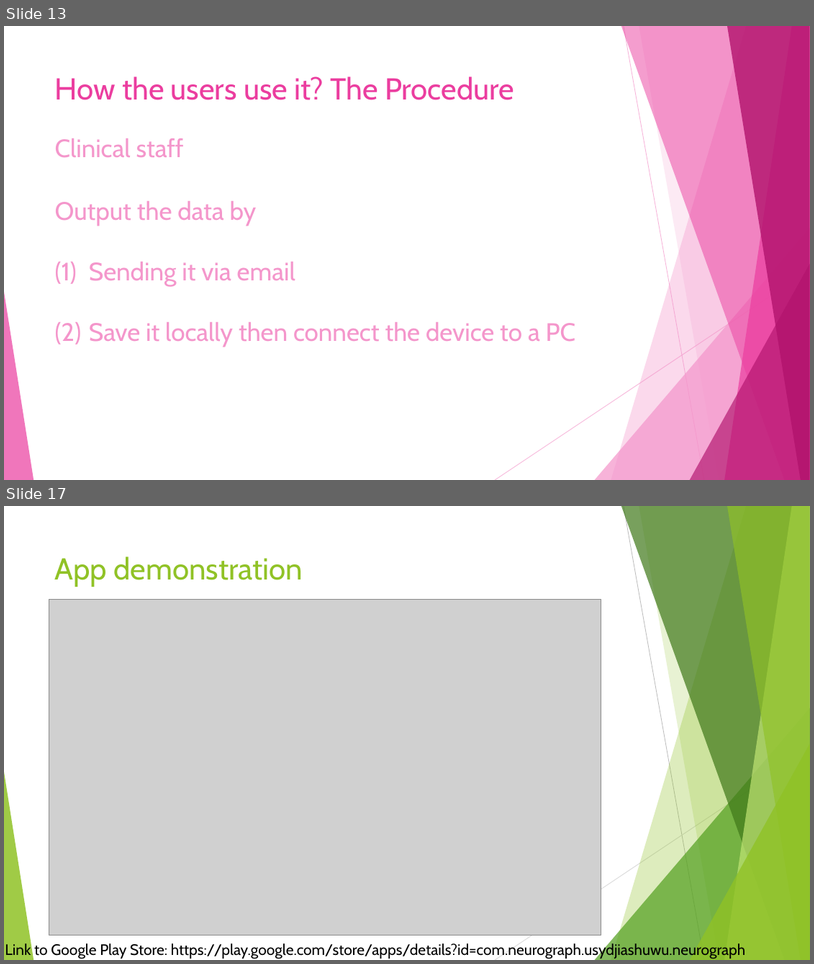
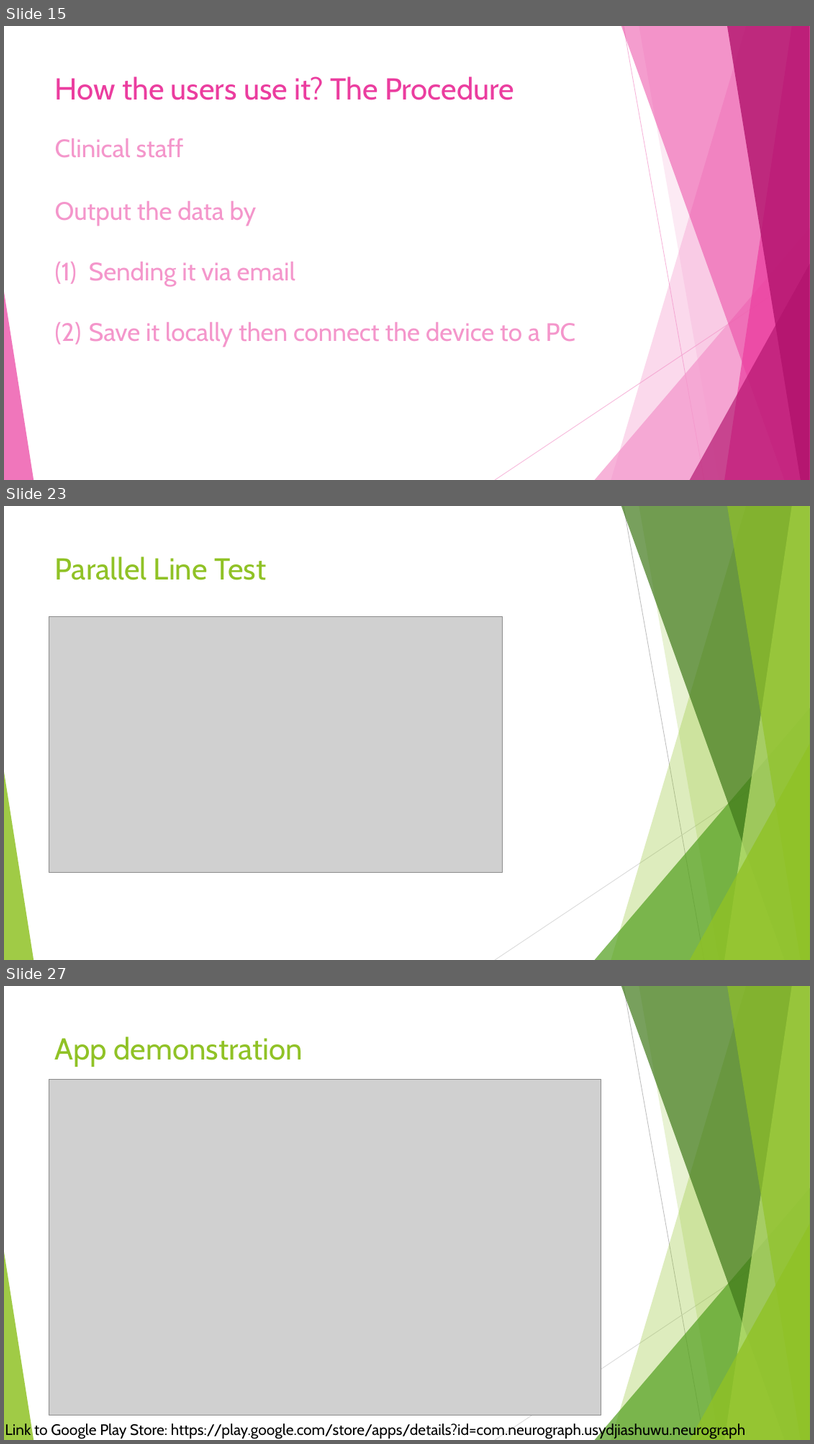
Before and after one commit to JiashuWu/NeuroGraph, a slide deck: Neurograph Project Presentation/Neurograph Presentation Jiashu Wu.pptx. Shown one above the other, each under a label of ours: slides 13 and 17 before the commit, slides 15, 23 and 27 after it; the slides between them are not shown. The pictures are 814x964 and 814x1444 pixels, drawn with LibreOffice and Linux fonts; fonts in the diff are those of the drawing; grey boxes stand for pictures. Boxes give left, top, right and bottom in pixels: in the first picture for what was removed or moved away, otherwise in the second. Text is boxed around its words. In the diff, an @@ line names an element or a change of style, - is before the commit and + after.

```diff
--- a/Neurograph Project Presentation/Neurograph Presentation Jiashu Wu.pptx
+++ b/Neurograph Project Presentation/Neurograph Presentation Jiashu Wu.pptx
@@ slide 23 added at [4,506,810,960], background #FFFFFF; not listed: 10 template elements that a slide beside it also shows @@
@@ title added at [55,556,266,580], 36 pt, text #90C226 @@
+Parallel Line Test
@@ picture added at [49,617,502,872] @@
@@ what was slide 13 is now slide 15 @@
@@ what was slide 17 is now slide 27 @@
```
Also in this commit, not shown: 2 slides changed, 9 other slides added, 1 other file.
